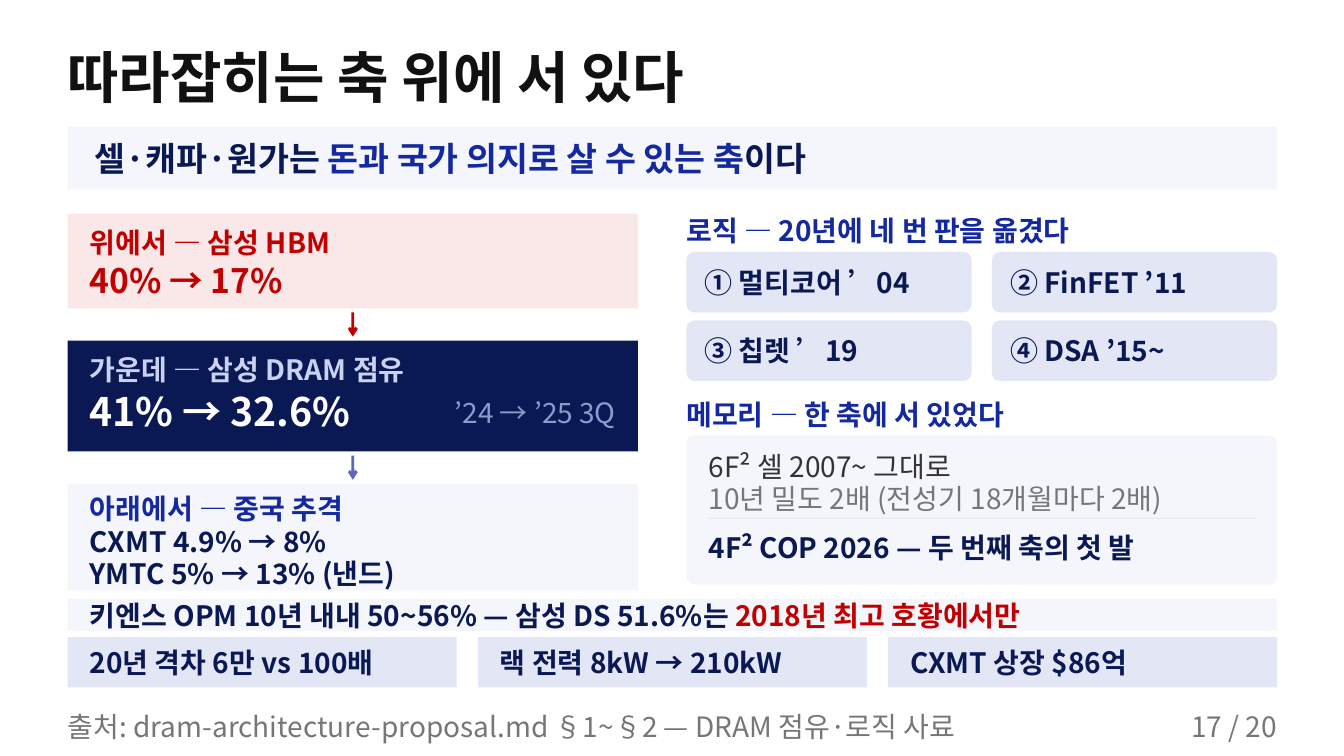
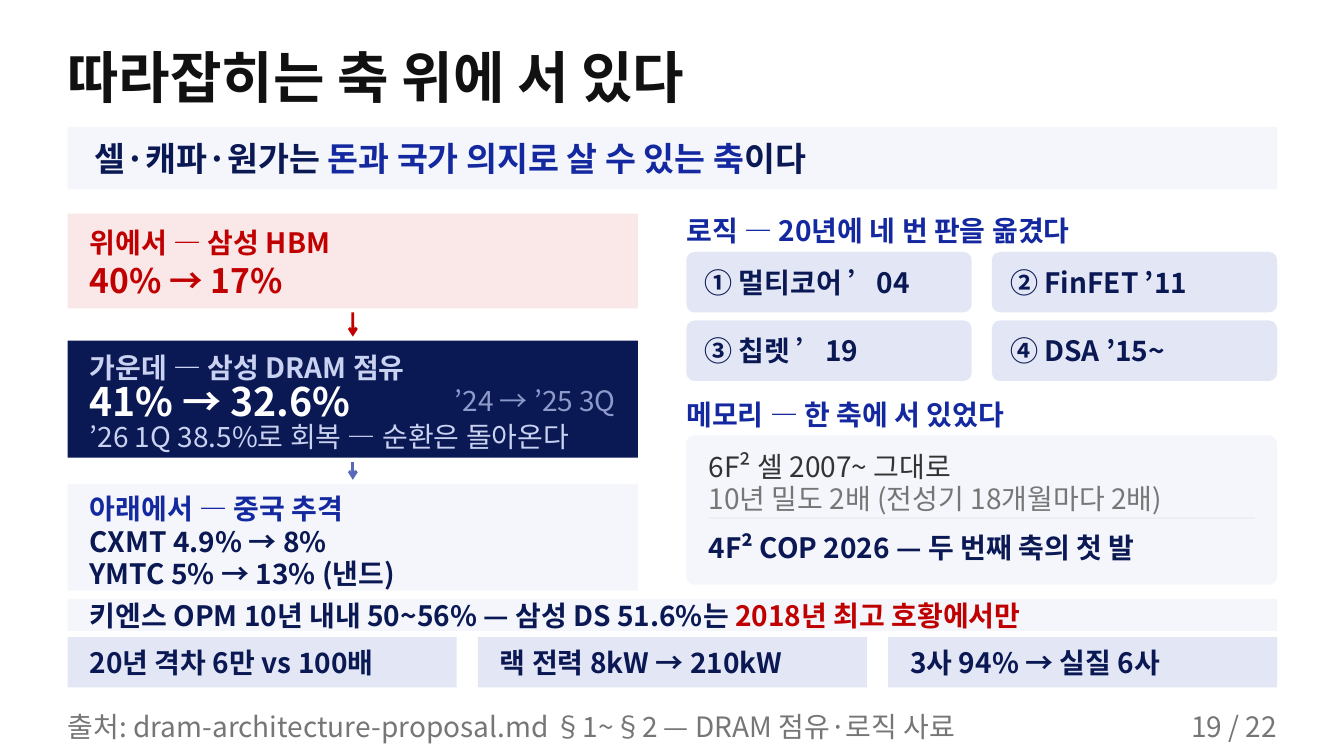
Before and after one commit to k31001/action-learning, a slide deck: slide 19 of outputs/presentation/storyline-common-overview.pptx (slide 17 before the commit). Drawn at 1344x756 pixels with LibreOffice and Linux fonts; fonts in the diff are those of the drawing. Boxes give left, top, right and bottom in pixels: in the first picture for what was removed or moved away, otherwise in the second. Text is boxed around its words. In the diff, an @@ line names an element or a change of style, - is before the commit and + after.

```diff
--- a/outputs/presentation/storyline-common-overview.pptx
+++ b/outputs/presentation/storyline-common-overview.pptx
@@ rectangle: place and size @@
-rectangle at [68, 341, 638, 452]
+rectangle at [68, 341, 638, 458]
@@ text "41% → 32.6%" rewrapped from [90, 396, 350, 427] to [90, 376, 350, 427] @@
@@ text "’24 → ’25 3Q": place and size @@
-text "’24 → ’25 3Q" at [455, 401, 615, 428]
+text "’24 → ’25 3Q" at [455, 389, 615, 416]
@@ text added at [90, 423, 569, 452], 20 pt, text #C9D2F0 @@
+’26 1Q 38.5%로 회복 — 순환은 돌아온다
@@ arrow moved from (353, 456) - (353, 480) to (353, 462) - (353, 480) @@
@@ text at [910, 649, 1160, 676]: text changed @@
-CXMT 상장 $86억
+3사 94% → 실질 6사
@@ text at [1191, 716, 1277, 738]: text changed @@
-17 / 20
+19 / 22
```
Also in this commit, not shown: 18 other slides changed, 2 slides added, 4 other files.
